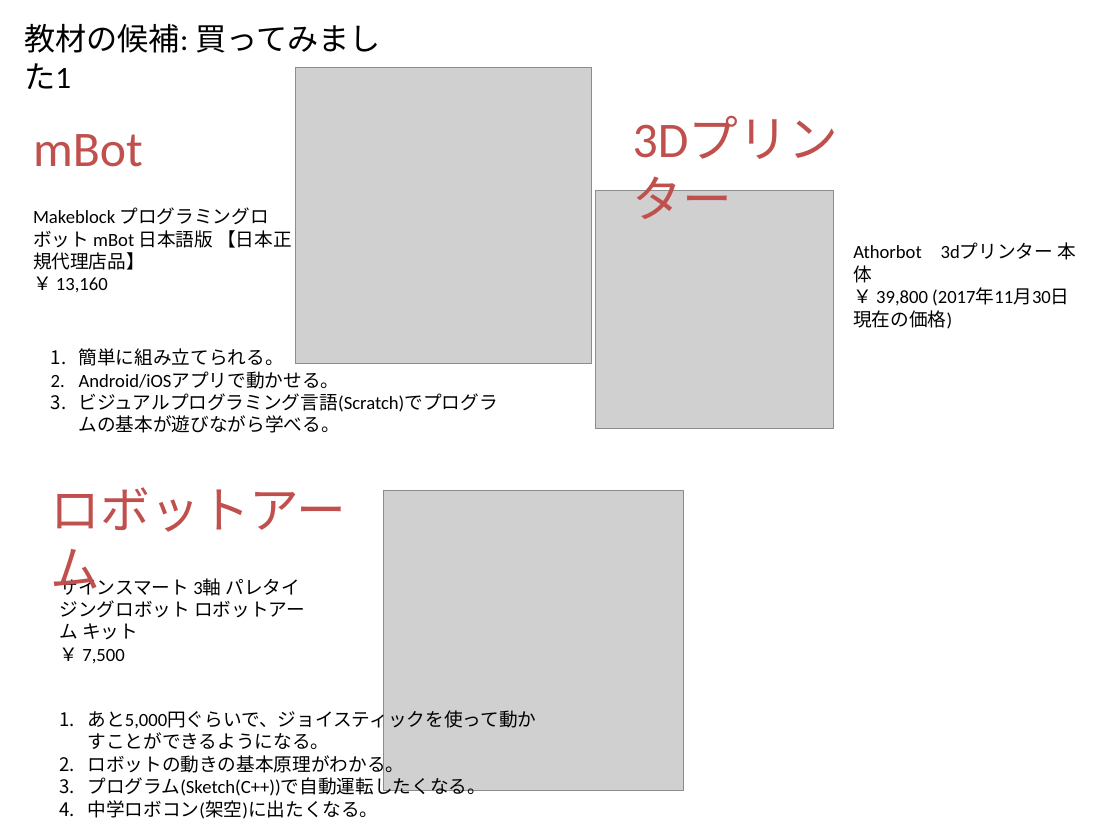
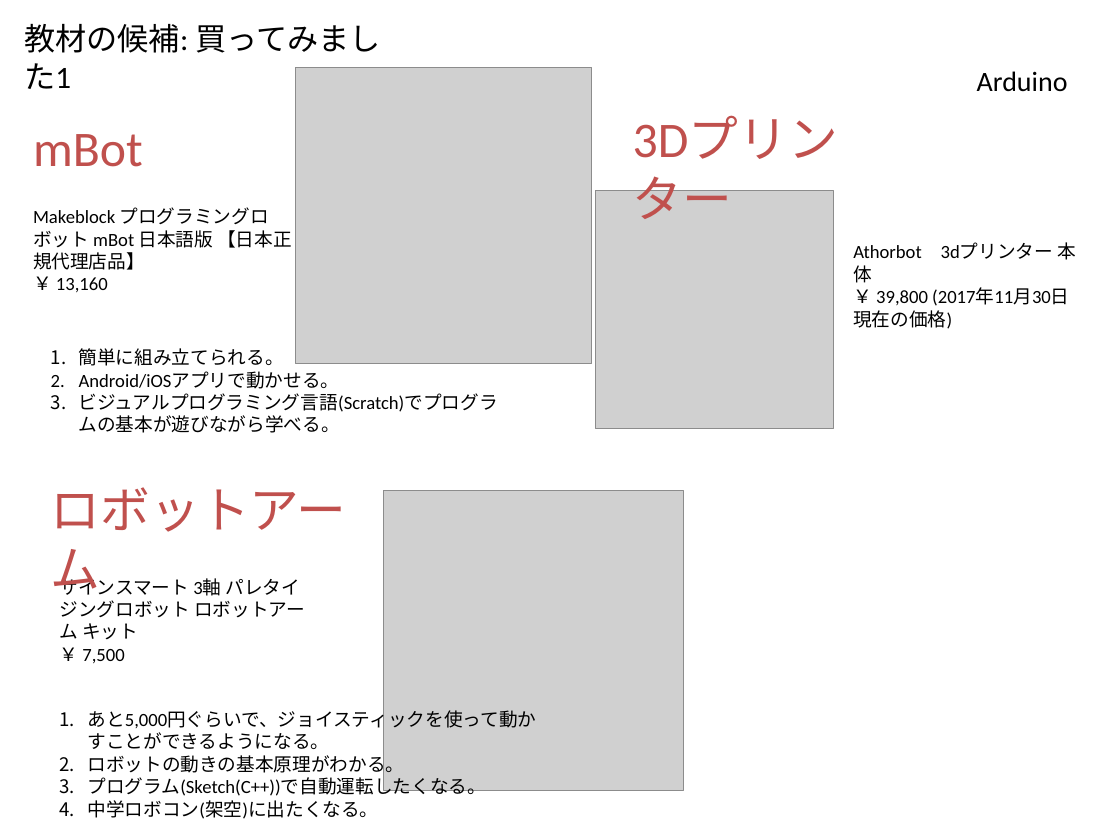
Before and after one commit to t-magic/RASP, a slide deck: slide 2 of pdf/おとなのための工作の時間.pptx. Drawn at 1120x840 pixels with LibreOffice and Linux fonts; fonts in the diff are those of the drawing; grey boxes stand for pictures. Boxes give left, top, right and bottom in pixels: in the first picture for what was removed or moved away, otherwise in the second. Text is boxed around its words. In the diff, an @@ line names an element or a change of style, - is before the commit and + after.

```diff
--- a/pdf/おとなのための工作の時間.pptx
+++ b/pdf/おとなのための工作の時間.pptx
@@ text added at <box>977,71,1068,92</box>, 18 pt, text #000000 @@
+Arduino
```
Also in this commit, not shown: 4 other slides changed, 1 other file.
